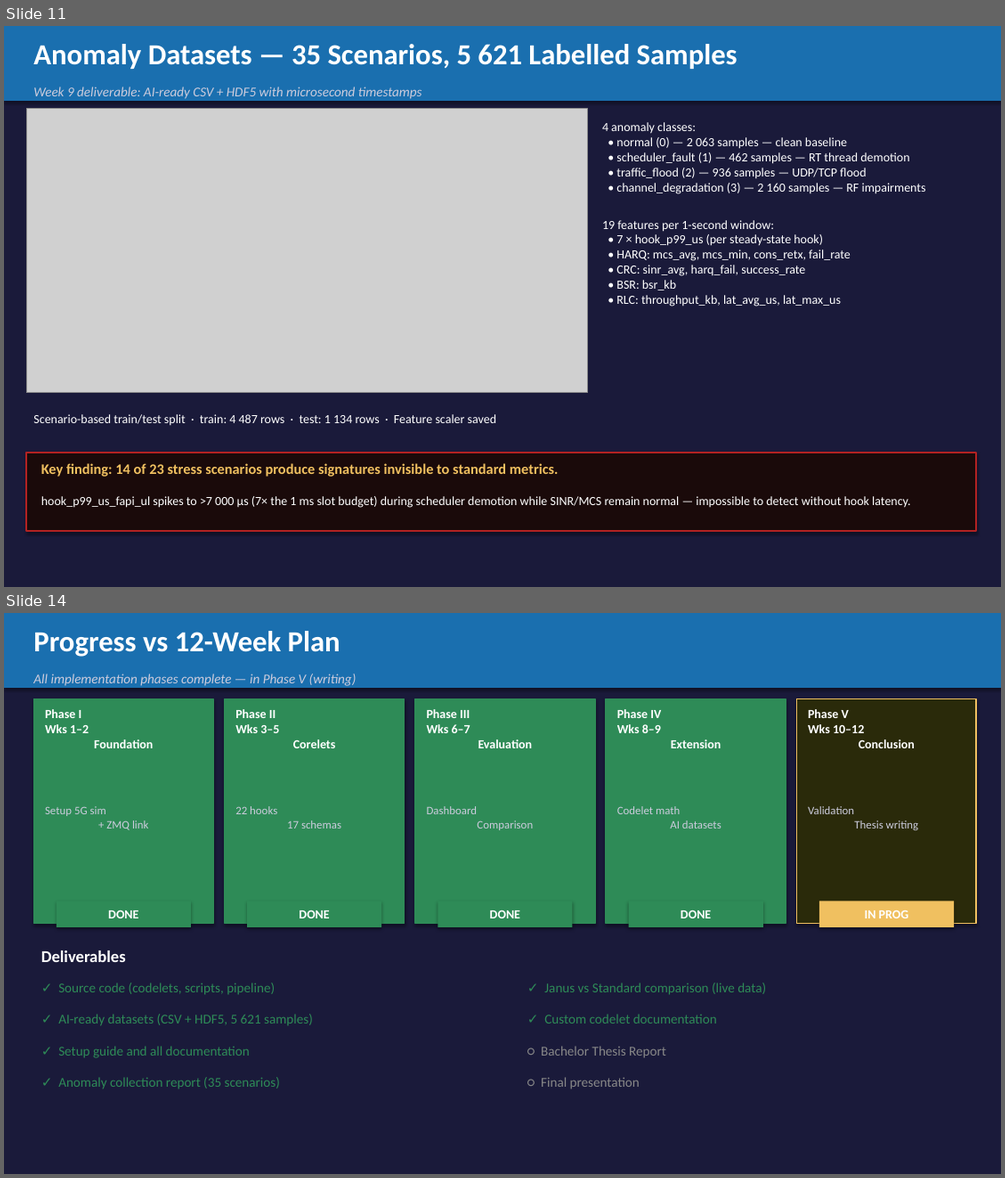
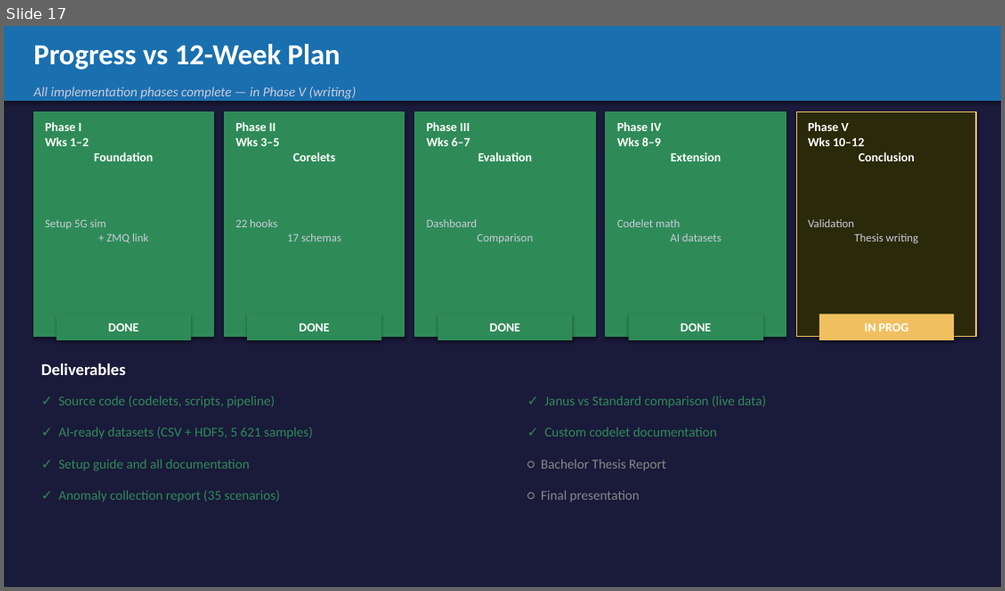
Before and after one commit to MaximBitiu1/srsran-telemetry-pipeline, a slide deck: docs/MIDTERM_PRESENTATION.pptx. Shown one above the other, each under a label of ours: slides 11 and 14 before the commit, slide 17 after it; the slides between them are not shown. The pictures are 1005x1178 and 1005x591 pixels, drawn with LibreOffice and Linux fonts; fonts in the diff are those of the drawing; grey boxes stand for pictures. Boxes give left, top, right and bottom in pixels: in the first picture for what was removed or moved away, otherwise in the second. Text is boxed around its words. In the diff, an @@ line names an element or a change of style, - is before the commit and + after.

Commit message:
Add midterm presentation charts, figures, and slide decks
New figures:
- screenshot_grafana1/2.png — live Grafana dashboard screenshots
- screenshot_grc.png        — GNU Radio Companion broker screenshot
- final_system_arch.jpeg    — updated system architecture diagram

Updated figures:
- fig_jbpf_vs_standard.png  — jBPF vs standard metrics comparison
- fig_system_architecture.png
- fig_telemetry_flow.png

Slide decks:
- MidtermPresentation_final.pptx    — final 17-slide midterm deck
- dataset_labels_features_slide.pptx
- jbpf_vs_standard_slides.pptx
- MIDTERM_PRESENTATION.pptx / .html — auto-generated from scripts

Generation scripts:
- generate_diagrams.py
- generate_pptx.py
- generate_presentation.py
- generate_dataset_slide.py
- generate_jbpf_vs_standard_slides.py

```diff
--- a/docs/MIDTERM_PRESENTATION.pptx
+++ b/docs/MIDTERM_PRESENTATION.pptx
@@ slide 11 removed at (4, 26, 1001, 587), background #1A1A3A @@
@@ rectangle removed at (4, 26, 1001, 101) @@
@@ text removed at (33, 44, 737, 69) @@
-Anomaly Datasets — 35 Scenarios, 5 621 Labelled Samples
@@ text removed at (33, 87, 422, 99) @@
-Week 9 deliverable: AI-ready CSV + HDF5 with microsecond timestamps
@@ picture removed at (26, 108, 587, 393) @@
@@ text removed at (602, 122, 926, 306) @@
-4 anomaly classes:
-• normal (0) — 2 063 samples — clean baseline
-• scheduler_fault (1) — 462 samples — RT thread demotion
-• traffic_flood (2) — 936 samples — UDP/TCP flood
-• channel_degradation (3) — 2 160 samples — RF impairments
-19 features per 1-second window:
-• 7 × hook_p99_us (per steady-state hook)
-• HARQ: mcs_avg, mcs_min, cons_retx, fail_rate
-• CRC: sinr_avg, harq_fail, success_rate
-• BSR: bsr_kb
-• RLC: throughput_kb, lat_avg_us, lat_max_us
@@ text removed at (33, 414, 496, 426) @@
-Scenario-based train/test split · train: 4 487 rows · test: 1 134 rows · Feature scaler saved
@@ rectangle removed at (26, 452, 976, 531) @@
@@ text removed at (41, 463, 558, 476) @@
-Key finding: 14 of 23 stress scenarios produce signatures invisible to standard metrics.
@@ text removed at (41, 496, 910, 507) @@
-hook_p99_us_fapi_ul spikes to >7 000 µs (7× the 1 ms slot budget) during scheduler demotion while SINR/MCS remain normal — impossible to detect without hook latency.
@@ what was slide 14 is now slide 17 @@
```
Also in this commit, not shown: 2 slides changed, 7 slides added, 3 other slides removed, 16 other files.
